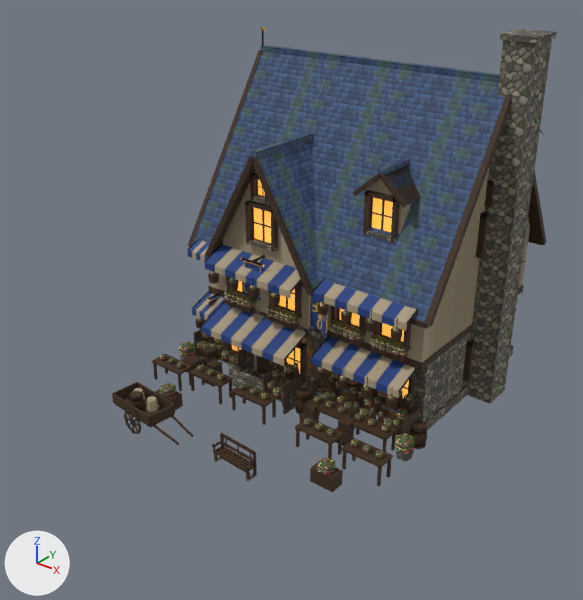
An edit to the glTF model www/proto3d/models/beth/hi/buildings_card2/bld_market_card2_lod1.glb, drawn before and after from the same camera.
Both versions are drawn from a camera (50 mm lens) standing at (18.2, -28.1, 18.8) and looking at (0.7, -6.2, 5.2). The axes (+X, +Y, +Z) are drawn at lower left. The lights are the same throughout. The picture after the commit comes second. Vertices at exactly the same position are counted once.

The first picture shows 'bld_market_card2'.
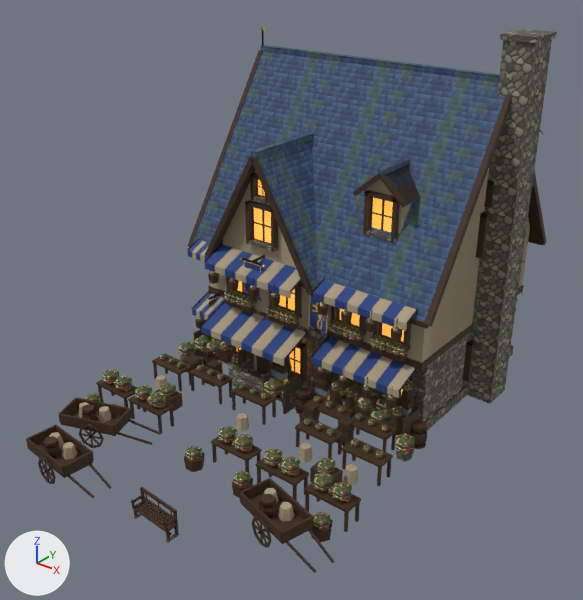
What the commit changed:
me_bld_market_card2 is used by ob_bld_market_card2; location (0.0, 0.0, 0.0).
me_bld_market_card2 had 9531 vertices, 14846 faces and spanned x -6.2..7.1, y -11.2..5.2, z 0.0..14.9.
me_bld_market_card2 now has 10677 vertices, 16702 faces and spans x -6.3..7.2, y -15.3..5.2, z 0.0..14.9.
me_bld_market_card2 part 1: a new loose piece, a UV sphere (6 segments, 3 rings, poles along z) spanning x -5.68..-4.82, y -5.62..-4.88, z 0.5..1.3, in mat_card2_shared.
me_bld_market_card2 part 2: a new loose piece, a UV sphere (6 segments, 3 rings, poles along z) spanning x -4.96..-4.1, y -5.62..-4.88, z 0.5..1.3, in mat_card2_shared.
me_bld_market_card2 part 3: the loose piece of 16 vertices spanning x -4.8..-2.3, y -11.1..-9.7, z 0.6..0.8 is scaled about its middle by (0.267, 0.496, 0.8), then moved by (-0.2, 5.2, 0.4).
me_bld_market_card2 part 4: a new loose piece, a box spanning x -0.69..-0.01, y -5.93..-5.66, z 1.25..1.51, in mat_card2_shared.
me_bld_market_card2 part 5: a new loose piece, a box spanning x -0.69..-0.01, y -5.93..-5.66, z 1.52..1.79, in mat_card2_shared.
me_bld_market_card2 part 6: a new loose piece, a box spanning x 1.11..1.79, y -5.39..-5.11, z 0.85..1.12, in mat_card2_shared.
me_bld_market_card2 part 7: a new loose piece, a box spanning x 1.11..1.79, y -5.39..-5.11, z 1.12..1.39, in mat_card2_shared.
me_bld_market_card2 part 8: a new loose piece, a UV sphere (5 segments, 3 rings, poles along z) spanning x 1.99..2.39, y -5.46..-5.04, z 1.2..1.7, in mat_card2_shared.
me_bld_market_card2 part 9: a new loose piece, a UV sphere (5 segments, 3 rings, poles along z) spanning x 4.87..5.27, y -5.46..-5.04, z 1.2..1.7, in mat_card2_shared.
me_bld_market_card2 part 10: a new loose piece, a UV sphere (6 segments, 3 rings, poles along z) spanning x 3.9..4.76, y -5.28..-4.53, z 0.9..1.7, in mat_card2_shared.
me_bld_market_card2 part 11: a new loose piece, a box spanning x 4.71..5.39, y -5.03..-4.76, z 1.25..1.51, in mat_card2_shared.
me_bld_market_card2 part 12: a new loose piece, a box spanning x 4.71..5.39, y -5.03..-4.76, z 1.52..1.79, in mat_card2_shared.
me_bld_market_card2 part 13: a new loose piece, a UV sphere (5 segments, 3 rings, poles along z) spanning x 4.87..5.27, y -4.76..-4.34, z 2.0..2.5, in mat_card2_shared.
me_bld_market_card2 part 14: the loose piece of 12 vertices spanning x -4.8..-4.4, y -5.4..-5.1, z 0.8..0.9 is scaled about its middle by (4.74, 2.08, 1.25), then moved by (-0.8, -5.0, 0.1).
me_bld_market_card2 part 15: the loose piece of 14 vertices spanning x 4.9..5.3, y -5.1..-4.7, z 0.9..1.4 is rebuilt with 40 vertices and now spans x 4.7..5.4, y -5.0..-4.8, z 1.0..1.2.
me_bld_market_card2 part 16: the loose piece of 13 vertices spanning x 2.7..3.0, y -4.7..-4.4, z 1.4..1.8 is rebuilt with 40 vertices and now spans x 2.5..3.2, y -4.7..-4.4, z 1.4..1.6.
me_bld_market_card2 part 17: 123 loose pieces with 1322 vertices, spanning x -5.6..5.3, y -11.2..-4.4, z 0.0..2.0, are deleted.
me_bld_market_card2 part 18: 81 vertices moved from x -5.2..4.9, y -10.6..-4.6, z 0.0..1.9 to x -5.2..5.2, y -10.6..-4.3, z 0.0..1.9; 830 vertices removed from x -5.5..5.3, y -11.1..-4.4, z 0.0..2.0; 2904 vertices added at x -6.3..7.2, y -15.3..-4.2, z 0.0..2.3.
Other edits to the shape of me_bld_market_card2 do not show in these pictures.

Changed parts and their boxes [x1, y1, x2, y2] in the pictures (583 x 600 px; the box of a moved part takes in the faces that stretch with it):
'bld_market_card2', reshaped (19% wider, 17% taller)
    before: [112, 27, 557, 492]
    after: [26, 27, 557, 573]
part 1 of me_bld_market_card2, added
    after: [195, 335, 211, 351]
part 2 of me_bld_market_card2, added
    after: [206, 340, 219, 356]
part 3 of me_bld_market_card2, moved or reshaped
    before: [114, 396, 175, 427]
    after: [217, 348, 236, 354]
part 4 of me_bld_market_card2, added
    after: [271, 369, 288, 380]
part 5 of me_bld_market_card2, added
    after: [271, 362, 288, 374]
part 6 of me_bld_market_card2, added
    after: [314, 387, 330, 397]
part 7 of me_bld_market_card2, added
    after: [314, 379, 330, 392]
part 8 of me_bld_market_card2, added
    after: [331, 381, 340, 392]
part 9 of me_bld_market_card2, added
    after: [391, 406, 402, 417]
part 10 of me_bld_market_card2, added
    after: [376, 396, 392, 414]
part 11 of me_bld_market_card2, added
    after: [402, 408, 412, 416]
part 12 of me_bld_market_card2, added
    after: [396, 397, 412, 410]
part 13 of me_bld_market_card2, added
    after: [402, 381, 413, 392]
part 14 of me_bld_market_card2, moved or reshaped (not visible before)
    after: [96, 379, 137, 399]
part 15 of me_bld_market_card2, rebuilt (mostly hidden afterwards)
    before: [397, 409, 408, 420]
    after: [402, 415, 406, 419]
part 16 of me_bld_market_card2, rebuilt
    before: [356, 382, 363, 389]
    after: [352, 380, 364, 386]
part 17 of me_bld_market_card2, deleted
    before: [112, 333, 415, 480]
part 18 of me_bld_market_card2, built on
    before: [112, 336, 412, 482]
    after: [26, 331, 414, 573]
